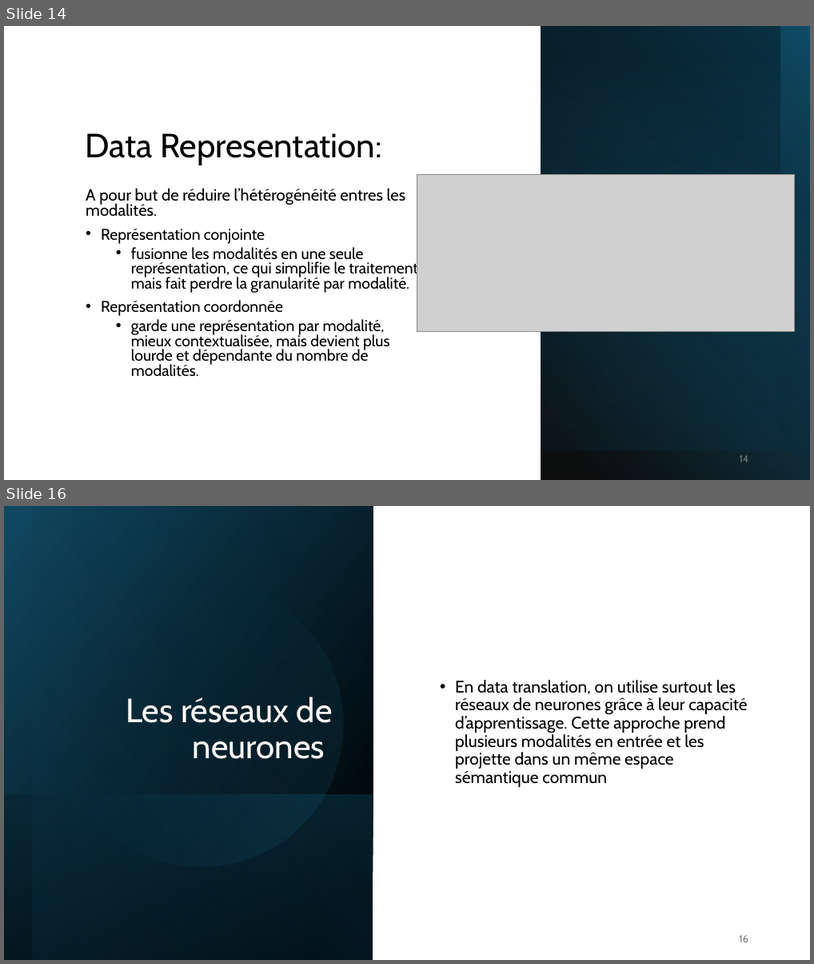
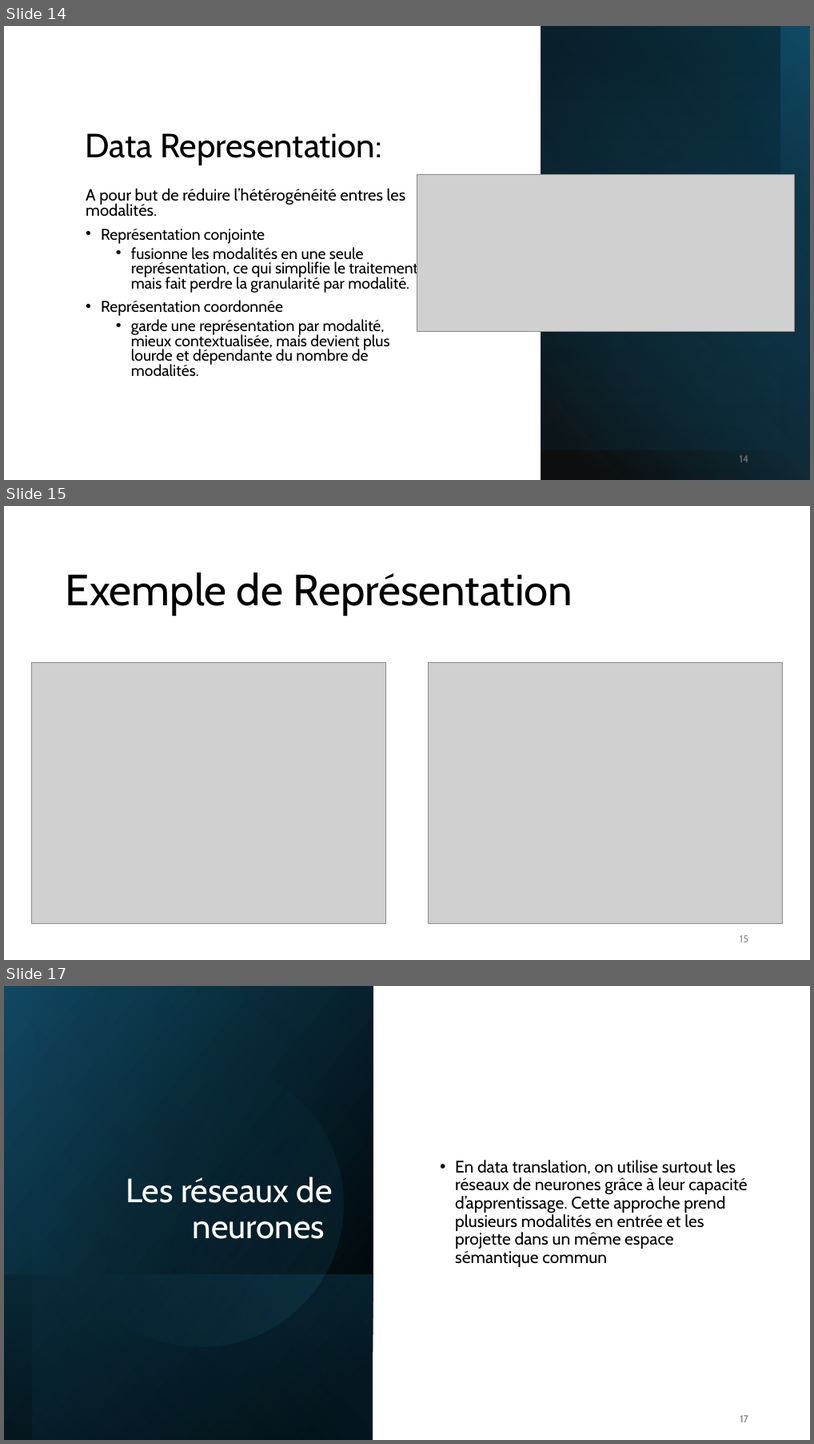
Before and after one commit to IzowRM/Stage-Cetic, a slide deck: Doc Slide/Presentation_du_27_01.pptx. Shown one above the other, each under a label of ours: slides 14 and 16 before the commit, slides 14, 15 and 17 after it; the slides between them are not shown. The pictures are 814x964 and 814x1444 pixels, drawn with LibreOffice and Linux fonts; fonts in the diff are those of the drawing; grey boxes stand for pictures. Boxes give left, top, right and bottom in pixels: in the first picture for what was removed or moved away, otherwise in the second. Text is boxed around its words. In the diff, an @@ line names an element or a change of style, - is before the commit and + after.

```diff
--- a/Doc Slide/Presentation_du_27_01.pptx
+++ b/Doc Slide/Presentation_du_27_01.pptx
@@ slide 15 added at <box>4,506,810,960</box>, background #FFFFFF @@
@@ title added at <box>66,572,573,615</box>, 52 pt, text #000000 @@
+Exemple de Représentation
@@ picture added at <box>31,663,386,924</box> @@
@@ picture added at <box>429,663,783,924</box> @@
@@ page number added at <box>740,935,749,942</box>, 12 pt, text #8C8C8C @@
+15
@@ what was slide 16 is now slide 17 @@
@@ page number at <box>740,1415,749,1422</box>: text changed @@
-16
+17
```
Also in this commit, not shown: 3 slides changed, 4 other slides added, 3 other files.
